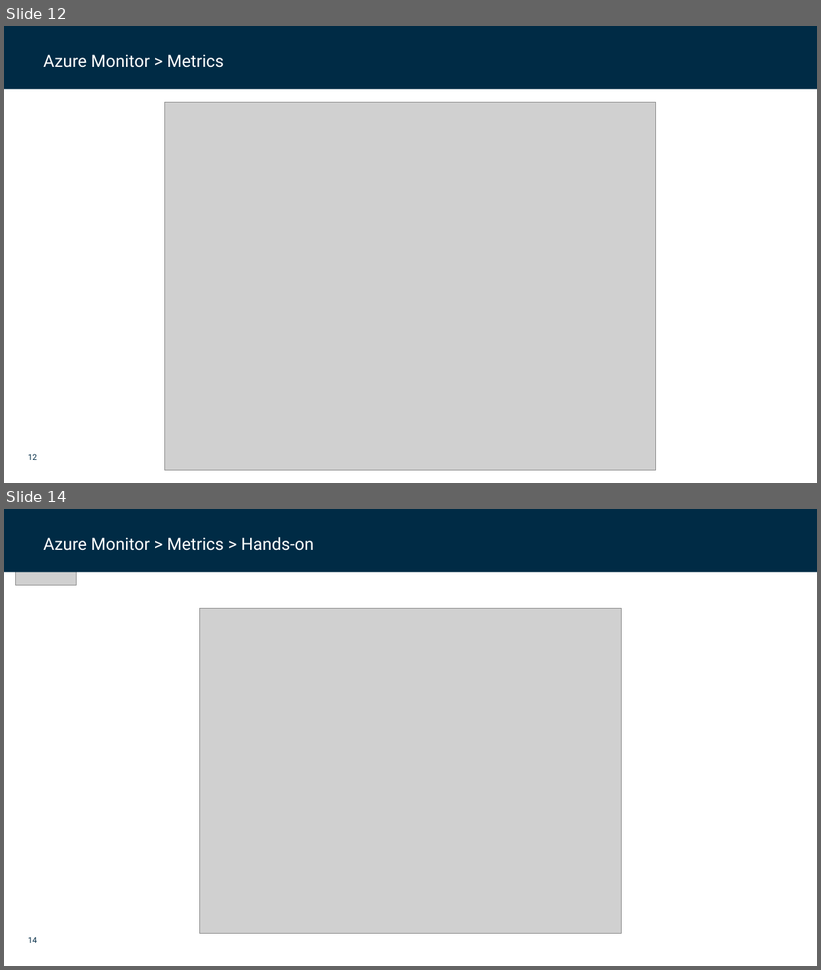
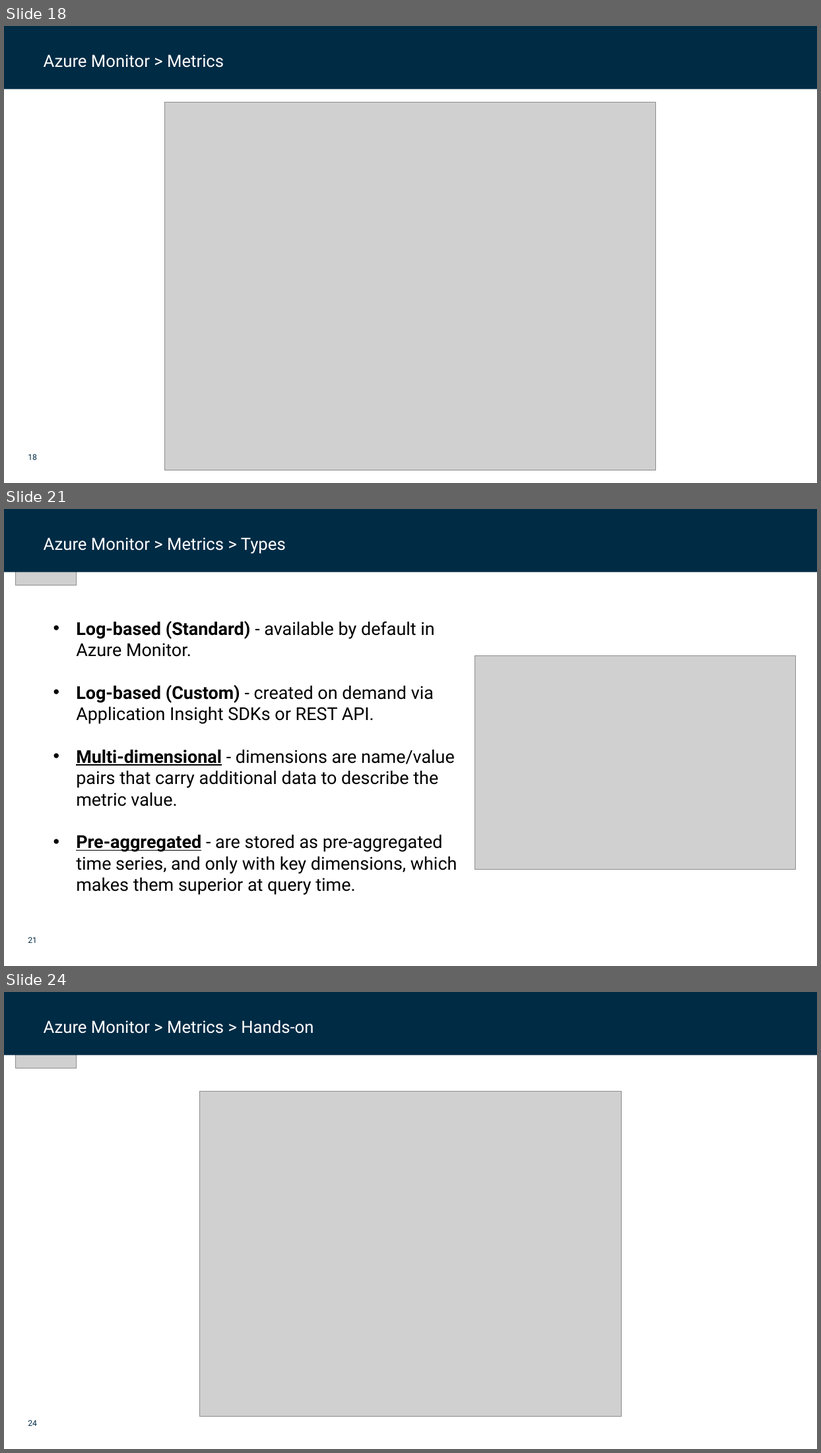
Before and after one commit to dfds/dojo, a slide deck: workshops/azure-monitoring-deep-dive/azure-monitoring-deep-dive.pptx. Shown one above the other, each under a label of ours: slides 12 and 14 before the commit, slides 18, 21 and 24 after it; the slides between them are not shown. The pictures are 821x970 and 821x1453 pixels, drawn with LibreOffice and Linux fonts; fonts in the diff are those of the drawing; grey boxes stand for pictures; background and template pictures are left out. Boxes give left, top, right and bottom in pixels: in the first picture for what was removed or moved away, otherwise in the second. Text is boxed around its words. In the diff, an @@ line names an element or a change of style, - is before the commit and + after.

Commit message:
Azure Monitor v. 0.2

```diff
--- a/workshops/azure-monitoring-deep-dive/azure-monitoring-deep-dive.pptx
+++ b/workshops/azure-monitoring-deep-dive/azure-monitoring-deep-dive.pptx
@@ slide 21 added at <box>4,509,817,966</box>, background #FFFFFF; not listed: 1 template element that a slide beside it also shows @@
@@ rectangle added at <box>4,509,817,572</box>, fill #002B45 @@
@@ picture added at <box>16,509,77,586</box> @@
@@ text added at <box>44,537,286,554</box>, 20 pt, text #FFFFFF @@
+Azure Monitor > Metrics > Types
@@ rectangle added at <box>736,529,797,547</box>, fill #002B45 @@
@@ text added at <box>76,621,457,895</box>, 21 pt, text #000000 @@
+• Log-based (Standard) - available by default in Azure Monitor.
+• Log-based (Custom) - created on demand via Application Insight SDKs or REST API.
+• Multi-dimensional - dimensions are name/value pairs that carry additional data to describe the metric value.
+• Pre-aggregated - are stored as pre-aggregated time series, and only with key dimensions, which makes them superior at query time.
@@ picture added at <box>475,656,797,870</box> @@
@@ what was slide 12 is now slide 18 @@
@@ page number at <box>28,454,37,460</box>: text changed @@
-12
+18
@@ what was slide 14 is now slide 24 @@
@@ page number at <box>28,1420,37,1426</box>: text changed @@
-14
+24
```
Also in this commit, not shown: 3 slides changed, 10 other slides added, 1 slide removed, 1 other file.
